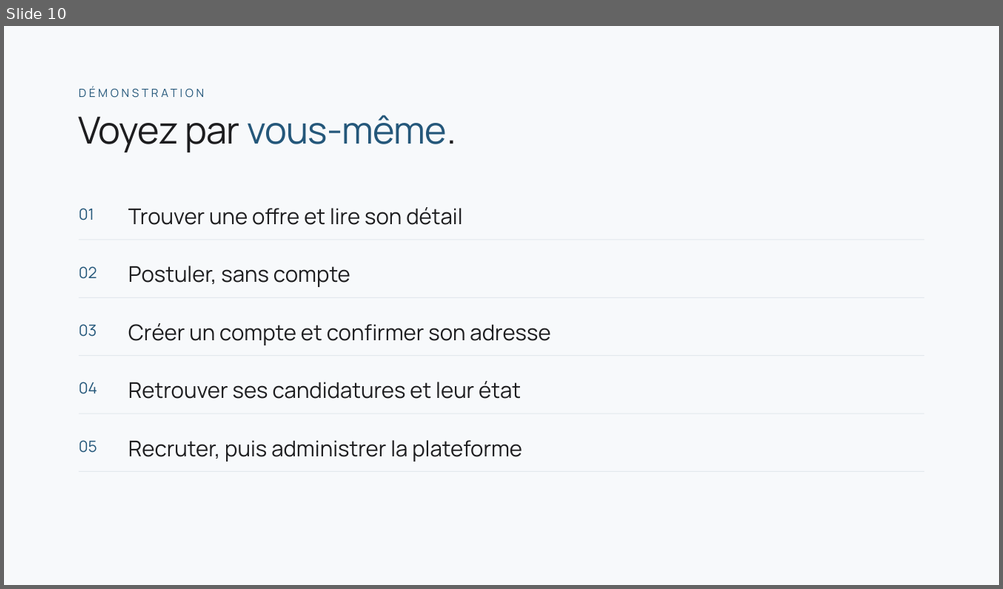
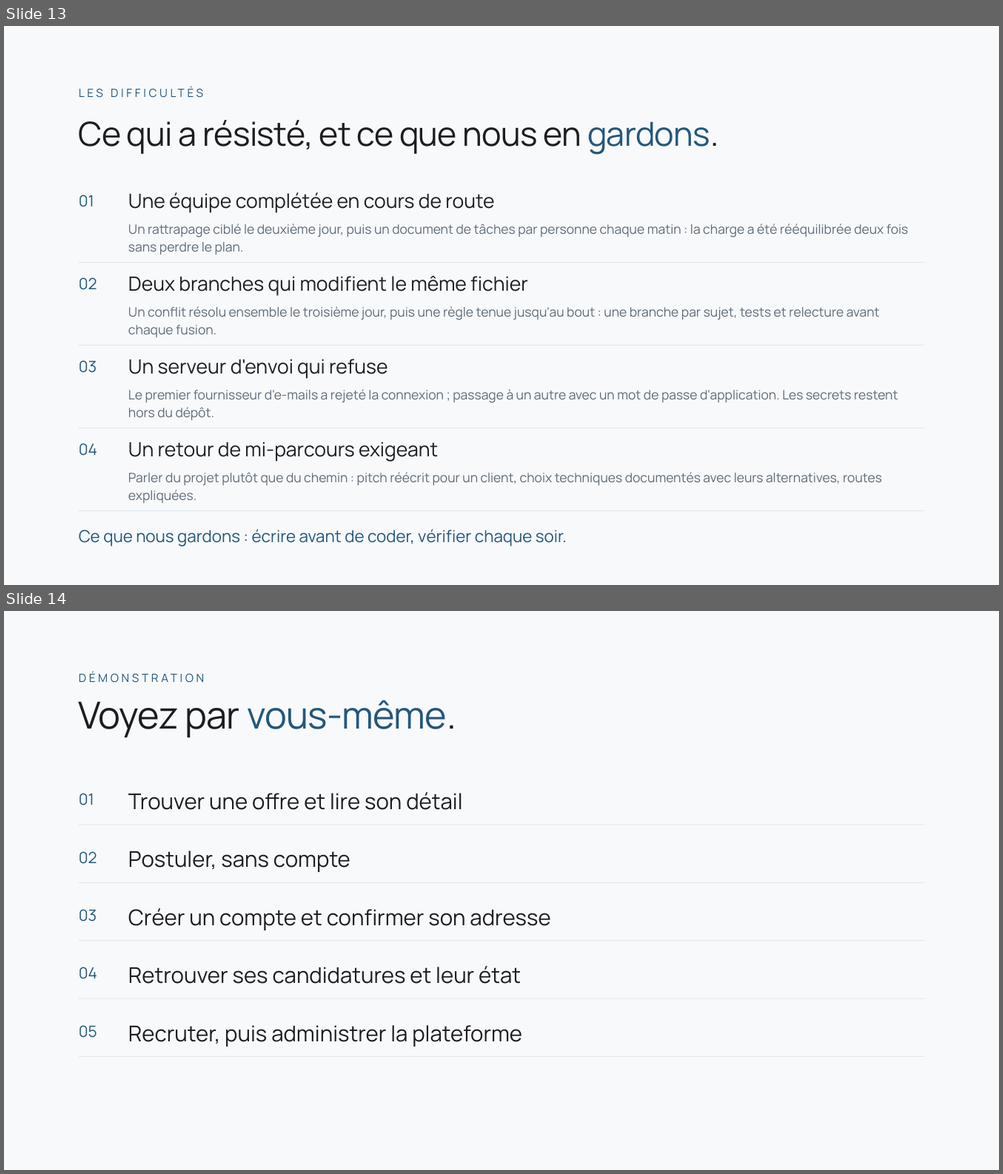
Before and after one commit to Yohan-AVRONSART/Projets, a slide deck: docs/YIA_Jobs_soutenance.pptx. Shown one above the other, each under a label of ours: slide 10 before the commit, slides 13 and 14 after it. The pictures are 1003x589 and 1003x1174 pixels, drawn with LibreOffice and Linux fonts; fonts in the diff are those of the drawing. Boxes give left, top, right and bottom in pixels: in the first picture for what was removed or moved away, otherwise in the second. Text is boxed around its words. In the diff, an @@ line names an element or a change of style, - is before the commit and + after.

Commit message:
Support de soutenance : stack, architecture, données, organisation, méthode, difficultés

```diff
--- a/docs/YIA_Jobs_soutenance.pptx
+++ b/docs/YIA_Jobs_soutenance.pptx
@@ slide 13 added at (4, 26, 999, 585), background #F7F9FB @@
@@ text added at (79, 120, 719, 154), 32 pt, text #1D1D1F @@
+Ce qui a résisté, et ce que nous en gardons.
@@ text added at (79, 195, 94, 207), 15 pt, text #24577A @@
+01
@@ text added at (128, 192, 494, 213), 19 pt, text #1D1D1F @@
+Une équipe complétée en cours de route
@@ text added at (128, 224, 908, 255), 12.5 pt, text #5F6B76 @@
+Un rattrapage ciblé le deuxième jour, puis un document de tâches par personne chaque matin : la charge a été rééquilibrée deux fois sans perdre le plan.
@@ rectangle added at (79, 263, 924, 264), fill #E2E8ED @@
@@ text added at (79, 278, 97, 290), 15 pt, text #24577A @@
+02
@@ text added at (128, 275, 528, 296), 19 pt, text #1D1D1F @@
+Deux branches qui modifient le même fichier
@@ text added at (128, 306, 879, 338), 12.5 pt, text #5F6B76 @@
+Un conflit résolu ensemble le troisième jour, puis une règle tenue jusqu'au bout : une branche par sujet, tests et relecture avant chaque fusion.
@@ rectangle added at (79, 346, 924, 346), fill #E2E8ED @@
@@ text added at (79, 360, 96, 373), 15 pt, text #24577A @@
+03
@@ text added at (128, 359, 387, 379), 19 pt, text #1D1D1F @@
+Un serveur d'envoi qui refuse
@@ text added at (128, 389, 898, 420), 12.5 pt, text #5F6B76 @@
+Le premier fournisseur d'e-mails a rejeté la connexion ; passage à un autre avec un mot de passe d'application. Les secrets restent hors du dépôt.
@@ text added at (782, 390, 802, 400), 11 pt, text #24577A @@
+LES DIFFICULTÉS
@@ rectangle added at (79, 428, 924, 429), fill #E2E8ED @@
@@ text added at (79, 443, 97, 456), 15 pt, text #24577A @@
+04
@@ text added at (128, 442, 438, 462), 19 pt, text #1D1D1F @@
+Un retour de mi-parcours exigeant
@@ text added at (128, 472, 882, 503), 12.5 pt, text #5F6B76 @@
+Parler du projet plutôt que du chemin : pitch réécrit pour un client, choix techniques documentés avec leurs alternatives, routes expliquées.
@@ rectangle added at (79, 511, 924, 511), fill #E2E8ED @@
@@ text added at (79, 529, 566, 547), 16 pt, text #24577A @@
+Ce que nous gardons : écrire avant de coder, vérifier chaque soir.
@@ what was slide 10 is now slide 14 @@
```
Also in this commit, not shown: 5 other slides added, 2 slides removed, 1 other file.
